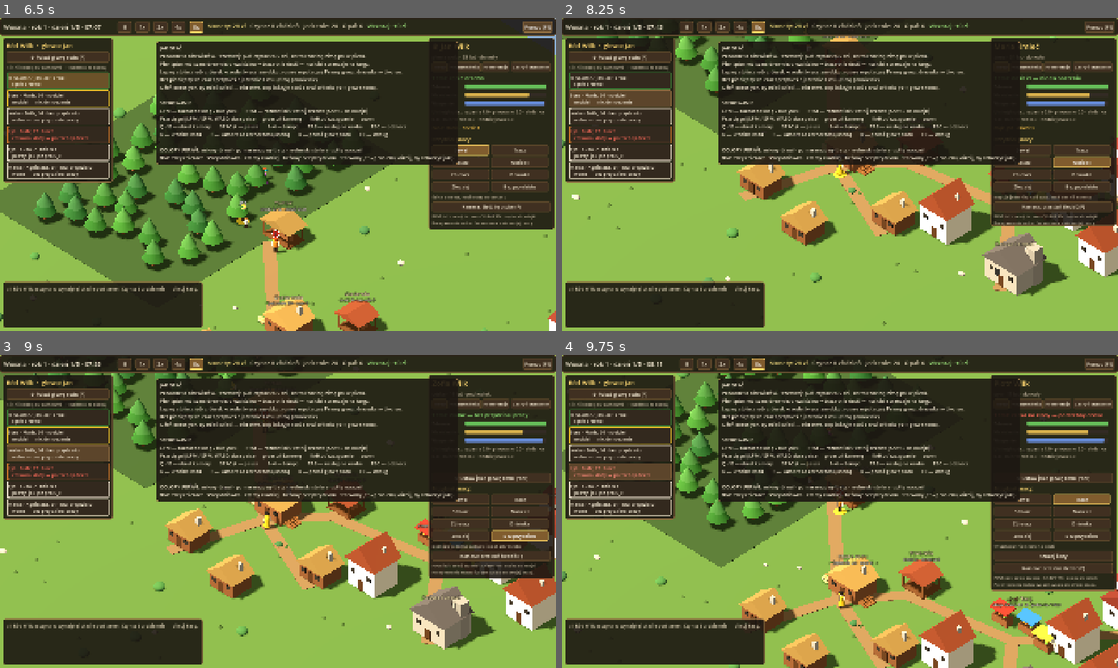
Above: before the commit, frames 1-4 (two rows, left to right).
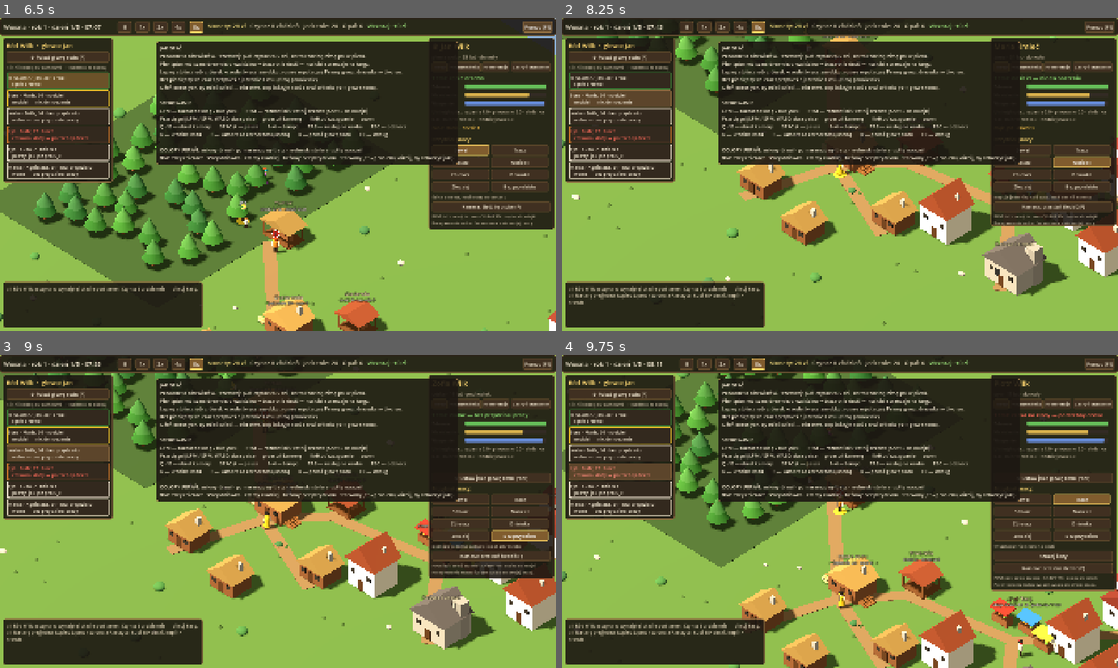
Above: after the commit, the same moments.

Repository: dwdzdc/dynastia
Game: Godot game, scene res://game/main.tscn
Two runs of this game, one before a commit and one after it. Both use one fixed random seed, a clock stepped at 60 frames per second and the inputs below.
Inputs (mouse positions are in pixels of both pictures, inside the frame that each line leads up to):
- Up to frame 1 (6.5 s): tap Enter at 0.5 s; move the mouse to (250, 237) at 0.52 s; hold W 0.53-1.25 s; tap 1 at 0.6 s; click (250, 237) at 0.67 s; tap Space at 0.77 s; drag from (444, 221) to (250, 237) at 1.27 s; click "II" at 2 s; click "1x" at 2.75 s; click "2x" at 3.5 s; click "4x" at 4.25 s; click "8x" at 5 s; click "Pomoc (F1)" at 5.75 s
- Up to frame 2 (8.25 s): click "♛ Pokaż głowę rodu (R)" at 6.5 s; click "♛ GŁOWA · Jan, 38 · drwal rąb…" at 7.25 s; click "żona · Maria, 34 · nosiciel n…" at 8 s
- Up to frame 3 (9 s): click "córka · Zofia, 14 · bez przyd…" at 8.75 s
- Up to frame 4 (9.75 s): click "syn · Piotr, 17 · tracz czeka…" at 9.5 s

Frame 1 is identical in both runs. In frame 2, 0.3% of the frame differs, in the area x 1-33%, y 87-92%; in frame 3, 0.3%; in frame 4, 0.4%, in the area x 1-89%, y 77-97%.

Commit message:
H3: kupcy wedrowni (data/traders.json) - woz z konkretnego miejsca, oferta, postoj, odjazd
Kupiec to stala osoba z rodu swojego miasta (wiezi przetrwaja wizyty), wjezdza z
krawedzi mapy, stoi na targu; nosiciel sprzedaje najpierw na woz, potem miejscowemu.
Miejscowy kupiec od razu uzupelnia braki i pozbywa sie nadwyzek; zawor dobowy
wylaczony (valve w danych). Kupcy wedrowni sie nie zenia. Zegar por dnia dopisany
do iteracji 3.

Co-Authored-By: Claude Opus 5.5 <noreply@anthropic.com>

Diff:
--- a/data/balance.json
+++ b/data/balance.json
@@ -362,19 +362,19 @@
   },
   "market": {
     "storage": {
-      "food": 80,
+      "food": 140,
       "log": 40,
       "plank": 80,
       "chair": 24
     },
     "start_stock": {
-      "food": 40,
+      "food": 70,
       "log": 16
     },
     "goods": {
       "food": {
         "base": 1.0,
-        "target": 40,
+        "target": 70,
         "import_price": 0.8,
         "export_price": 0.5
       },
@@ -408,6 +408,7 @@
     "reputation_price_mult": 0.012,
     "reputation_per_chair": 0.6,
     "reputation_neutral_quality": 0.35,
-    "reputation_min": -20.0
+    "reputation_min": -20.0,
+    "valve": false
   }
 }
--- /dev/null
+++ b/data/traders.json
@@ -0,0 +1,93 @@
+{
+  "every_days": 1,
+  "arrive_at": 0.32,
+  "stay": 0.3,
+  "entry": [
+    94.0,
+    22.0
+  ],
+  "stand": [
+    3.0,
+    1.5
+  ],
+  "origins": [
+    {
+      "id": "rzeczyca",
+      "name": "Rzeczyca",
+      "trader": {
+        "name": "Szymon",
+        "surname": "Wrona",
+        "sex": "m",
+        "age_days": 34.0
+      },
+      "cash": [
+        120,
+        200
+      ],
+      "buys": {
+        "plank": {
+          "qty": [
+            10,
+            24
+          ],
+          "price": 3.6
+        },
+        "chair": {
+          "qty": [
+            1,
+            4
+          ],
+          "price_mult": 1.15
+        }
+      },
+      "sells": {
+        "food": {
+          "qty": [
+            30,
+            50
+          ],
+          "price": 0.9
+        }
+      }
+    },
+    {
+      "id": "gorzyn",
+      "name": "Górzyn",
+      "trader": {
+        "name": "Paweł",
+        "surname": "Mazur",
+        "sex": "m",
+        "age_days": 45.0
+      },
+      "cash": [
+        60,
+        120
+      ],
+      "buys": {
+        "log": {
+          "qty": [
+            6,
+            14
+          ],
+          "price": 2.2
+        }
+      },
+      "sells": {
+        "food": {
+          "qty": [
+            35,
+            55
+          ],
+          "price": 0.8
+        },
+        "log": {
+          "qty": [
+            0,
+            0
+          ],
+          "price": 2.0
+        }
+      }
+    }
+  ]
+}
--- a/game/main.gd
+++ b/game/main.gd
@@ -39,7 +39,7 @@
 	var balance := DataLoader.load_json("res://data/balance.json")
 	if _seed == 0:
 		_seed = int(balance["world_seed"])
-	world = SimWorld.new(_seed, balance, DataLoader.load_json("res://data/map.json"), DataLoader.load_json("res://data/people.json"), DataLoader.load_json("res://data/memories.json"), DataLoader.load_json("res://data/recipes.json"))
+	world = SimWorld.new(_seed, balance, DataLoader.load_json("res://data/map.json"), DataLoader.load_json("res://data/people.json"), DataLoader.load_json("res://data/memories.json"), DataLoader.load_json("res://data/recipes.json"), DataLoader.load_json("res://data/traders.json"))
 
 	_env = Environment.new()
 	_env.background_mode = Environment.BG_COLOR
--- a/sim/family.gd
+++ b/sim/family.gd
@@ -574,6 +574,9 @@
 # --- Małżeństwa ---
 
 func can_marry(p: SimPerson) -> bool:
+	var l := lineage_of(p)
+	if l != null and l.role == "trader":
+		return false   # kupiec wędrowny tylko przejeżdża
 	return p.alive() and p.spouse_id < 0 and days_lived(p) >= life_day(_fam["marry_from"]) and not p.attached
 
 
--- a/sim/jobs.gd
+++ b/sim/jobs.gd
@@ -601,13 +601,13 @@
 	var mill: SimBuilding = w.building("sawmill")
 	var shop: SimBuilding = w.building("workshop")
 	var market: SimBuilding = w.building("market")
-	if shop.amount("chair") > 0 and w.market.wants("chair") > 0:
+	if shop.amount("chair") > 0 and w.market.wants("chair") + w.traders.wants("chair") > 0:
 		_pickup_and_deliver(a, shop, "chair", market, "niesie krzesła na targ")
 		return true
 	if _carpenter_present() and shop.space("plank") > 0 and mill.amount("plank") > 0:
 		_pickup_and_deliver(a, mill, "plank", shop, "niesie deski do stolarni", shop.space("plank"))
 		return true
-	if _hh(a).sell_planks and mill.amount("plank") > 0 and w.market.wants("plank") > 0:
+	if _hh(a).sell_planks and mill.amount("plank") > 0 and w.market.wants("plank") + w.traders.wants("plank") > 0:
 		_pickup_and_deliver(a, mill, "plank", market, "niesie deski na targ")
 		return true
 	if mill.amount("plank") > 0 and _hh(a).sell_planks:
@@ -702,6 +702,9 @@
 			return true
 		"meal_away":
 			return _fx_meal_away(a, float(step["arg"]))
+		"trader_gone":
+			w.traders.gone(a, String(step["arg"]))
+			return true
 		"eat_carried":
 			if a.carrying == "food" and a.carrying_qty > 0:
 				a.carrying_qty -= 1
@@ -763,7 +766,16 @@
 		return true
 	var b: SimBuilding = w.building(bid)
 	if b.type == "market":
-		# Sprzedaż kupcowi (H1): bierze tyle, na ile ma pieniądze i zbyt.
+		# Najpierw na wóz kupca wędrownego (lepsza cena), resztę miejscowemu kupcowi (H1, H3).
+		var rw: Dictionary = w.traders.sell_to_wagon(_hh(a), a.carrying, a.carrying_qty, a.carrying_qualities)
+		if int(rw["qty"]) > 0:
+			w.events.float_text(b.door() + Vector2(2, 0), "+%d zł (wóz)" % int(round(float(rw["paid"]))), "money")
+			w.stats["sold_" + a.carrying] = int(w.stats.get("sold_" + a.carrying, 0)) + int(rw["qty"])
+			a.carrying_qty -= int(rw["qty"])
+			a.carrying_qualities = a.carrying_qualities.slice(int(rw["qty"]))
+			if a.carrying_qty <= 0:
+				a.clear_carry()
+				return true
 		var r: Dictionary = w.market.buy_from(_hh(a), a.carrying, a.carrying_qty, a.carrying_qualities)
 		var n := int(r["qty"])
 		if n > 0:
--- a/sim/market.gd
+++ b/sim/market.gd
@@ -38,6 +38,10 @@
 
 func trades(good: String) -> bool:
 	return _goods.has(good)
+
+
+func target(good: String) -> int:
+	return int(_goods[good]["target"])
 
 
 # Mnożnik ceny z zapasu: mało towaru — drożej, dużo — taniej.
@@ -111,7 +115,7 @@
 # Zawór dobowy: braki dowiezione z miasta, nadwyżki wywiezione (płaci/dostaje kupiec).
 func new_day() -> void:
 	var t := till()
-	if t == null:
+	if t == null or not bool(_cfg["valve"]):
 		return
 	for good in _goods:
 		var g: Dictionary = _goods[good]
--- /dev/null
+++ b/sim/traders.gd
@@ -0,0 +1,189 @@
+# SimTraders — kupcy wędrowni (S9, H3): wóz z kupcem przyjeżdża zza krawędzi mapy
+# z konkretnego miejsca (data/traders.json), z ofertą kupna i sprzedaży, własną kasą
+# i terminem odjazdu. Towar fizycznie donosi się na targ; po odjeździe oferta przepada,
+# a sprzedane rzeczy wyjeżdżają razem z nim. Kupiec to stała osoba (z więziami),
+# która między wizytami jest „w drodze” (status agenta „away”).
+class_name SimTraders
+extends RefCounted
+
+
+var w: SimWorld
+var visits: Array = []          # aktywne wizyty: { origin, person, cash, buys, sells, leave_at }
+var _cfg: Dictionary
+var _people: Dictionary = {}    # origin id -> id osoby kupca
+var _next_day := 0
+var _origin_i := 0
+
+
+func _init(world: SimWorld, cfg: Dictionary) -> void:
+	w = world
+	_cfg = cfg
+	_next_day = int(cfg["every_days"]) - 1
+
+
+func tick() -> void:
+	var now := w.clock.now()
+	if w.clock.day_index() >= _next_day and w.clock.time_of_day() >= float(_cfg["arrive_at"]):
+		_next_day = w.clock.day_index() + int(_cfg["every_days"])
+		var origins: Array = _cfg["origins"]
+		arrive(origins[_origin_i % origins.size()])
+		_origin_i += 1
+	for v: Dictionary in visits.duplicate():
+		if now >= float(v["leave_at"]) and not v.get("leaving", false):
+			_depart(v)
+
+
+func _trader_person(o: Dictionary) -> SimPerson:
+	if _people.has(o["id"]):
+		return w.family.persons[_people[o["id"]]]
+	var l := w.family.new_lineage(String(o["name"]), String(o["trader"]["surname"]))
+	l.role = "trader"
+	var spec: Dictionary = o["trader"].duplicate()
+	spec["key"] = "t"
+	spec["root"] = true
+	var ids: Array = w.family.spawn_family([spec], l, w.market.building)
+	_people[o["id"]] = ids[0]
+	return w.family.persons[ids[0]]
+
+
+func arrive(o: Dictionary) -> Dictionary:
+	var p := _trader_person(o)
+	var a := w.agent_by_id(p.agent_id)
+	var rng := w.rng
+	var cash_r: Array = o["cash"]
+	var v := {
+		"origin": String(o["id"]), "origin_name": String(o["name"]), "person": p.id,
+		"cash": rng.next_float(float(cash_r[0]), float(cash_r[1])),
+		"buys": {}, "sells": {}, "leave_at": w.clock.now() + float(_cfg["stay"]),
+	}
+	for g in o["buys"]:
+		var q: Array = o["buys"][g]["qty"]
+		v["buys"][g] = { "qty": rng.next_int(int(q[0]), int(q[1])), "price": float(o["buys"][g].get("price", 0.0)),
+			"price_mult": float(o["buys"][g].get("price_mult", 1.0)) }
+	for g in o["sells"]:
+		var q2: Array = o["sells"][g]["qty"]
+		v["sells"][g] = { "qty": rng.next_int(int(q2[0]), int(q2[1])), "price": float(o["sells"][g]["price"]) }
+	visits.append(v)
+	# Wóz wjeżdża z krawędzi mapy i staje przy targu.
+	var e: Array = _cfg["entry"]
+	var st: Array = _cfg["stand"]
+	a.status = "active"
+	a.hidden = false
+	a.position = Vector2(float(e[0]), float(e[1]))
+	a.needs["food"] = 100.0
+	a.controlled = true
+	a.plan_kind = "manual"
+	a.steps.clear()
+	a.steps.append({ "t": "walk", "to": w.market.building.door() + Vector2(float(st[0]), float(st[1])), "why": "wjeżdża wozem na targ" })
+	# Postój dłuższy niż oferta: odjazd zawsze zarządza _depart (żeby autopilot nie przejął wozu).
+	a.steps.append({ "t": "act", "act": "trade", "left": 2.0 * float(_cfg["stay"]) * w.clock.day_seconds, "why": "handluje z wozu: " + offer_text(v), "inside": "", "alert": false, "work": false })
+	_merchant_deals(v)
+	w.note("Na targ przyjechał kupiec %s z %s: %s." % [p.full_name(), v["origin_name"], offer_text(v)], "info", w.market.building.door())
+	return v
+
+
+func offer_text(v: Dictionary) -> String:
+	var parts: Array = []
+	for g in v["buys"]:
+		if int(v["buys"][g]["qty"]) > 0:
+			parts.append("kupi %d× %s" % [int(v["buys"][g]["qty"]), w.good_label(g)])
+	for g in v["sells"]:
+		if int(v["sells"][g]["qty"]) > 0:
+			parts.append("sprzeda %d× %s" % [int(v["sells"][g]["qty"]), w.good_label(g)])
+	return ", ".join(parts) if not parts.is_empty() else "nic już nie ma"
+
+
+# Miejscowy kupiec od razu robi z wozem interes: dokupuje brakujący towar i pozbywa
+# się nadwyżek (zamiast abstrakcyjnego zaworu).
+func _merchant_deals(v: Dictionary) -> void:
+	var mk := w.market
+	var t := mk.till()
+	if t == null:
+		return
+	for g in v["sells"]:
+		if not mk.trades(g):
+			continue
+		var gap := mk.target(g) - mk.building.amount(g)
+		var n := mini(gap, int(v["sells"][g]["qty"]))
+		n = mini(n, int(floor(t.cash / float(v["sells"][g]["price"])))) if float(v["sells"][g]["price"]) > 0.0 else 0
+		n = mini(n, mk.building.space(g))
+		if n > 0:
+			t.pay(n * float(v["sells"][g]["price"]))
+			v["cash"] = float(v["cash"]) + n * float(v["sells"][g]["price"])
+			v["sells"][g]["qty"] = int(v["sells"][g]["qty"]) - n
+			mk.building.add(g, n)
+	for g in v["buys"]:
+		if not mk.trades(g):
+			continue
+		var surplus := mk.building.amount(g) - mk.target(g)
+		var n2 := mini(surplus, int(v["buys"][g]["qty"]))
+		var taken := 0
+		while taken < n2:
+			var q := 0.0
+			if g == "chair" and not mk.building.chair_qualities.is_empty():
+				q = float(mk.building.chair_qualities[0])
+			var price := buy_price(v, g, q)
+			if float(v["cash"]) < price:
+				break
+			v["cash"] = float(v["cash"]) - price
+			t.earn(price)
+			mk.building.take(g, 1)
+			if g == "chair" and not mk.building.chair_qualities.is_empty():
+				mk.building.chair_qualities.pop_front()
+			taken += 1
+		v["buys"][g]["qty"] = int(v["buys"][g]["qty"]) - taken
+
+
+func buy_price(v: Dictionary, good: String, quality: float = 0.0) -> float:
+	var b: Dictionary = v["buys"][good]
+	if good == "chair":
+		return w.market.buy_price("chair", quality) * float(b["price_mult"])
+	return float(b["price"])
+
+
+# Ile sztuk tego towaru kupią wszystkie stojące wozy (do decyzji nosiciela).
+func wants(good: String) -> int:
+	var n := 0
+	for v: Dictionary in visits:
+		if not v.get("leaving", false) and v["buys"].has(good):
+			n += int(v["buys"][good]["qty"])
+	return n
+
+
+# Sprzedaż prosto na wóz (lepsza cena niż u miejscowego). Zwraca { qty, paid }.
+func sell_to_wagon(seller: SimHousehold, good: String, qty: int, qualities: Array) -> Dictionary:
+	var n := 0
+	var paid := 0.0
+	for v: Dictionary in visits:
+		if v.get("leaving", false) or not v["buys"].has(good):
+			continue
+		while n < qty and int(v["buys"][good]["qty"]) > 0:
+			var q: float = float(qualities[n]) if n < qualities.size() else 0.0
+			var price := buy_price(v, good, q)
+			if float(v["cash"]) < price:
+				break
+			v["cash"] = float(v["cash"]) - price
+			v["buys"][good]["qty"] = int(v["buys"][good]["qty"]) - 1
+			seller.earn(price)
+			paid += price
+			n += 1
+	return { "qty": n, "paid": paid }
+
+
+func _depart(v: Dictionary) -> void:
+	v["leaving"] = true
+	var a := w.agent_by_id(w.family.persons[int(v["person"])].agent_id)
+	var e: Array = _cfg["entry"]
+	a.steps.clear()
+	a.controlled = true
+	a.plan_kind = "manual"
+	a.steps.append({ "t": "walk", "to": Vector2(float(e[0]), float(e[1])), "why": "odjeżdża do: %s" % v["origin_name"] })
+	a.steps.append({ "t": "do", "fn": "trader_gone", "arg": v["origin"] })
+
+
+# Wóz za krawędzią mapy: oferta przepada, towar i pieniądze wyjeżdżają z nim.
+func gone(a: SimAgent, origin: String) -> void:
+	visits = visits.filter(func(v): return v["origin"] != origin)
+	a.status = "away"
+	a.hidden = true
+	a.steps.clear()
--- a/sim/world.gd
+++ b/sim/world.gd
@@ -22,6 +22,7 @@
 var together: SimTogether
 var ai: SimAI
 var market: SimMarket
+var traders: SimTraders
 var chronicle: SimChronicle
 
 var buildings: Dictionary = {}   # id -> SimBuilding
@@ -45,7 +46,7 @@
 var _regrow_total: float
 
 
-func _init(seed: int, p_balance: Dictionary, p_map: Dictionary, p_people: Dictionary, p_memories: Dictionary, p_recipes: Dictionary) -> void:
+func _init(seed: int, p_balance: Dictionary, p_map: Dictionary, p_people: Dictionary, p_memories: Dictionary, p_recipes: Dictionary, p_traders: Dictionary) -> void:
 	balance = p_balance
 	map = p_map
 	people = p_people
@@ -79,6 +80,7 @@
 	family.setup_start()
 	_spawn_society()
 	market = SimMarket.new(self, balance["market"])
+	traders = SimTraders.new(self, p_traders)
 	for p in family.living():
 		p.set_meta("stage", family.stage_of(p))
 	note("Ród %s zaczyna w wynajętej chacie pod lasem. Czynsz %d zł dziennie — pilnuj kasy." % [
@@ -416,6 +418,7 @@
 				a.idle_reason = "w areszcie (jeszcze %.1f dnia)" % maxf(a.jail_days, 0.0)
 				if a.jail_days <= 0.0:
 					release_from_jail(a)
+	traders.tick()
 	together.sample(dt)
 
 
--- a/tests/run_tests.gd
+++ b/tests/run_tests.gd
@@ -73,6 +73,7 @@
 	_test_marriage_with_existing_people()
 	_test_merchant_is_a_person()
 	_test_buyers_pay_from_own_money()
+	_test_traveling_traders()
 	_test_world_deterministic()
 	_test_world_30_days_autonomous()
 	_test_economy_chain_produces_income()
@@ -218,7 +219,7 @@
 
 
 func _new_world(seed := 12345) -> RefCounted:
-	return WORLD_SCRIPT.new(seed, _balance(), _map(), _people(), LOADER_SCRIPT.load_json("res://data/memories.json"), LOADER_SCRIPT.load_json("res://data/recipes.json"))
+	return WORLD_SCRIPT.new(seed, _balance(), _map(), _people(), LOADER_SCRIPT.load_json("res://data/memories.json"), LOADER_SCRIPT.load_json("res://data/recipes.json"), LOADER_SCRIPT.load_json("res://data/traders.json"))
 
 
 func _run_days(world, days: float) -> void:
@@ -1006,6 +1007,29 @@
 	w.jobs.replan(buyer)
 	var why := String(buyer.steps[buyer.steps.size() - 1].get("why", ""))
 	check("hungry person explains the market is empty", why.contains("na targu nie ma jedzenia") or buyer.plan_kind == "eat")
+
+
+func _test_traveling_traders() -> void:
+	var w = _new_world()
+	var tr = w.traders
+	var origin: Dictionary = (tr._cfg["origins"] as Array)[0]
+	var v: Dictionary = tr.arrive(origin)
+	var trader = w.family.persons[int(v["person"])]
+	check("trader is a named person from a real place", trader.name == String(origin["trader"]["name"]) and v["origin_name"] == origin["name"])
+	check("trader wants planks", tr.wants("plank") > 0)
+	var cash0: float = w.household.cash
+	var r: Dictionary = tr.sell_to_wagon(w.household, "plank", 3, [])
+	check("delivered goods are paid from the trader's cash", int(r["qty"]) == 3 and w.household.cash > cash0)
+	check("trader can't be married off", not w.family.can_marry(trader))
+	# Odjazd: oferta przepada.
+	w.clock.set_time(w.clock.day_index(), minf(0.99, w.clock.time_of_day() + float(tr._cfg["stay"]) + 0.01))
+	tr.tick()
+	var a = w.agent_by_id(trader.agent_id)
+	for i in 400:
+		if a.status == "away":
+			break
+		w.step_sim(1.0)
+	check("missed offer expires when the wagon leaves", a.status == "away" and tr.wants("plank") == 0)
 
 
 func _state_sig(w) -> String:
--- a/tools/probe.gd
+++ b/tools/probe.gd
@@ -8,7 +8,7 @@
 	var days := int(args[0]) if args.size() > 0 else 20
 	var balance := DataLoader.load_json("res://data/balance.json")
 	var seed := int(args[1]) if args.size() > 1 else int(balance["world_seed"])
-	var w := SimWorld.new(seed, balance, DataLoader.load_json("res://data/map.json"), DataLoader.load_json("res://data/people.json"), DataLoader.load_json("res://data/memories.json"), DataLoader.load_json("res://data/recipes.json"))
+	var w := SimWorld.new(seed, balance, DataLoader.load_json("res://data/map.json"), DataLoader.load_json("res://data/people.json"), DataLoader.load_json("res://data/memories.json"), DataLoader.load_json("res://data/recipes.json"), DataLoader.load_json("res://data/traders.json"))
 	var strategy := String(args[2]) if args.size() > 2 else "default"
 	var plans := {
 		"craft": { "Zofia": "woodcutter", "Agnieszka": "carpenter" },
Not shown, added: sim/traders.gd.uid
Not shown, changed: progress.md
